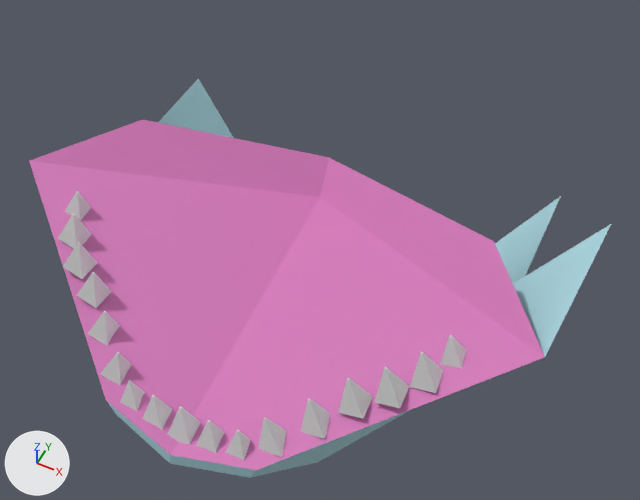
The OBJ model projects/project3/assets/blenderFiles/shark_jaw.obj as it was, and as the next commit left it.
Before and after are seen from a 50 mm camera at (0.41, -2.081, 0.819) aimed at (0.012, -1.286, -0.174). Lighting does not change. The marker at lower left points along +X, +Y and +Z. Where no turn or scale is listed for an object, it has been applied to the vertices. Vertices at the same position are counted once.

The scene before the commit, as lines of its bpy script (objects in view):
```python
me_cube_cube_001 = bpy.data.meshes.new('Cube_Cube.001')
me_cube_cube_001.from_pydata(...)  # 167 vertices, 123 faces; spans x -0.39..0.394, y -1.673..-1.078, z -0.301..0.029
# faces by material slot: [102, 17, 4]
me_cube_cube_001.materials.append(mat_white)  # light grey #dedede
me_cube_cube_001.materials.append(mat_paleblue)  # cyan #b2dee7
me_cube_cube_001.materials.append(mat_pink)  # pink #d176b7
# before: 0 (0.309, -1.078, -0.112) at pixel (561, 195), 1 (0.225, -1.078, -0.264), 3 (-0.007, -1.078, -0.3), 92 (-0.323, -1.078, -0.112) at pixel (198, 78), 93 (-0.239, -1.078, -0.264)
ob_cube_cube_001 = bpy.data.objects.new('Cube_Cube.001', me_cube_cube_001)
ob_cube_cube_001.location = (0.0, 0.0, 0.0)
```
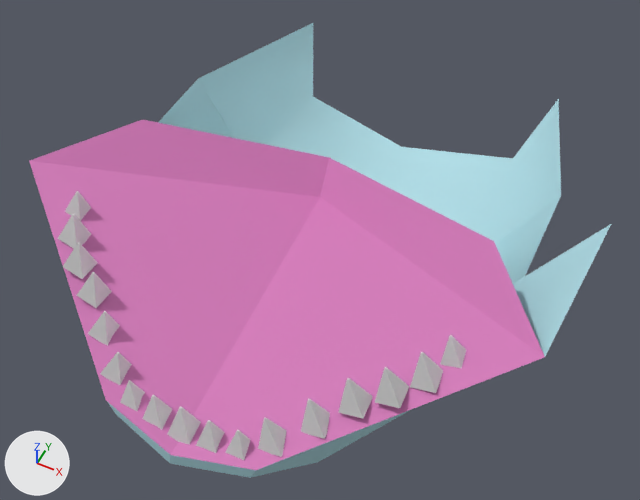
Edits to the bpy script that builds the scene:
```text
Change me_cube_cube_001:
    where me_cube_cube_001.from_pydata(...)  # 167 vertices, 123 faces; spans x -0.39..0.394, y -1.673..-1.078, z -0.301..0.029
    used by ob_cube_cube_001; location = (0.0, 0.0, 0.0)
    verts and faces of me_cube_cube_001; kept vertices keep their numbers, new ones are numbered from 167
    me_cube_cube_001 part 1
    add verts[167] = (0.24, -0.855, -0.114)  # pixel (558, 98)
    add verts[168] = (0.194, -0.894, -0.234)  # pixel (512, 158)
    add verts[169] = (-0.007, -0.912, -0.272)  # pixel (401, 146)
    add verts[170] = (-0.236, -0.816, -0.132)  # pixel (313, 22)
    add verts[171] = (-0.198, -0.894, -0.237)  # pixel (313, 96)
    add faces += [(3, 93, 171, 169), (92, 170, 171, 93), (0, 1, 168, 167), (1, 3, 169, 168)]  # mat_paleblue (cyan #b2dee7)
```

Boxes [x1, y1, x2, y2] around the edits, measured in the pictures (640 x 500 px):
'Cube_Cube.001', reshaped (14% taller)
    before: [29, 79, 611, 478]
    after: [29, 23, 611, 478]
part 1 of me_cube_cube_001, added (cyan)
    after: [198, 23, 561, 243]
